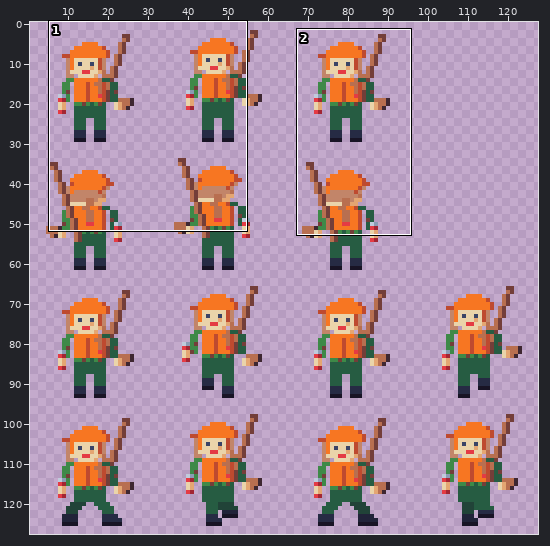
Pixel-art file -- assets/textures/characters/metsastaja_naaras_32.aseprite. Above, an overview of the earlier version with the close-up marked.
Close-up. Before the edit:
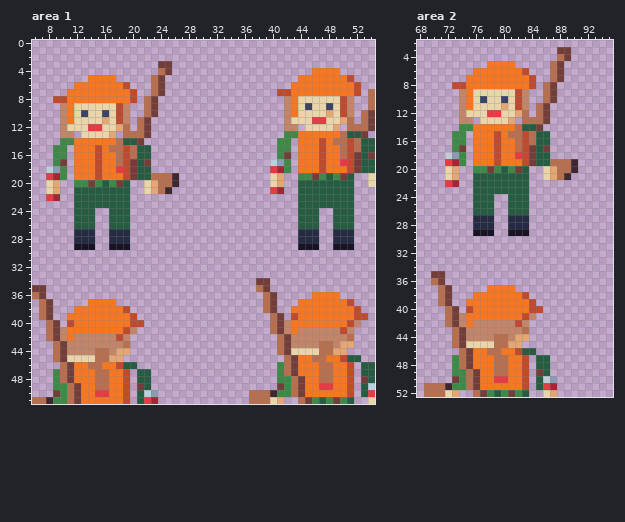
128x128 pixels, 1 frame. Shown: area 1: x 6..54, y 0..51; area 2: x 68..95, y 2..52. The wide view leaves out empty margins. The commit also changed other parts of the picture, which this record leaves out.
After the commit:
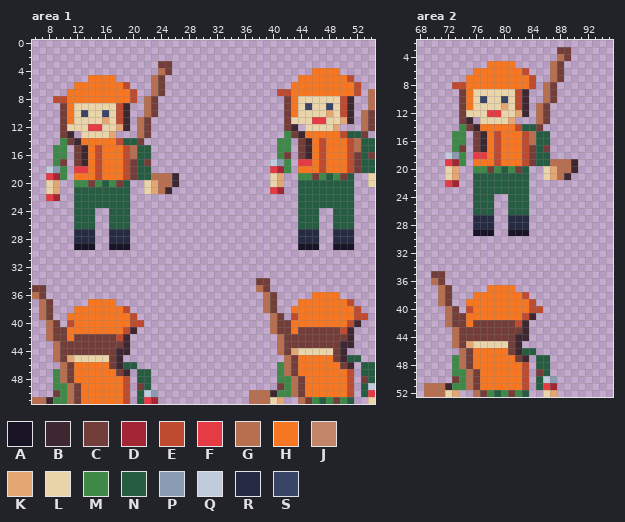
Palette (. is transparent): A #181425  B #3e2731  C #733e39  D #a22633  E #be4a2f  F #e43b44  G #b86f50  H #f77622  J #c28569  K #e4a672  L #ead4aa  M #3e8948  N #265c42  P #8b9bb4  Q #c0cbdc  R #262b44  S #3a4466
Change:
Changed rows in their new state; - is an unchanged pixel.
Area 1:
first column x 10:
 8 --------------------------------C--------B-
 9 C--------B----------------------C--------B-
10 C--------B----------------------C--------B-
11 C--------B----------------------C--------B-
12 C--------B----------------------CB-------..
13 CB-------..----------------------CB-----E--
14 -CB-----E-------------------------CB---HH--
15 --CB---HH-------------------------CB----H--
16 --CB----H-------------------------CB----H--
17 --CB----H-------------------------FF----H--
18 --FF----H----------------------------------
first column x 10:
40 --------------------------------C---------B
41 C---------B---------------------C-CCCCCC-B-
42 C-CCCCCC-B-----------------------CCCCCCCCB-
43 -CCCCCCCCB-----------------------CCCCCCCBB-
44 -CCCCCCCBB-----------------------K---LLCB--
45 -K---LLCB---------------------------HH-CB--
46 ----HH-CB----------------------------HH-CB-
47 -----HH-CB---------------------------HH----
48 -----HH------------------------------HH----
49 -----HH------------------------------HH----
50 -----HH------------------------------------
Area 2:
first column x 74:
 9 C--------B-
10 C--------B-
11 C--------B-
12 C--------B-
13 CB-------..
14 -CB-----E--
15 --CB---HH--
16 --CB----H--
17 --CB----H--
18 --FF----H--
first column x 74:
41 C---------B
42 C-CCCCCC-B-
43 -CCCCCCCCB-
44 -CCCCCCCBB-
45 -K---LLCB--
46 ----HH-CB--
47 -----HH-CB-
48 -----HH----
49 -----HH----
50 -----HH----
Boxes around the changes in both close-ups, in picture pixels (x1, y1, x2, y2):
changed: (284, 96, 361, 166)
changed: (60, 103, 137, 173)
changed: (284, 320, 361, 390)
changed: (60, 327, 137, 397)
changed: (459, 89, 536, 159)
changed: (459, 313, 536, 383)
